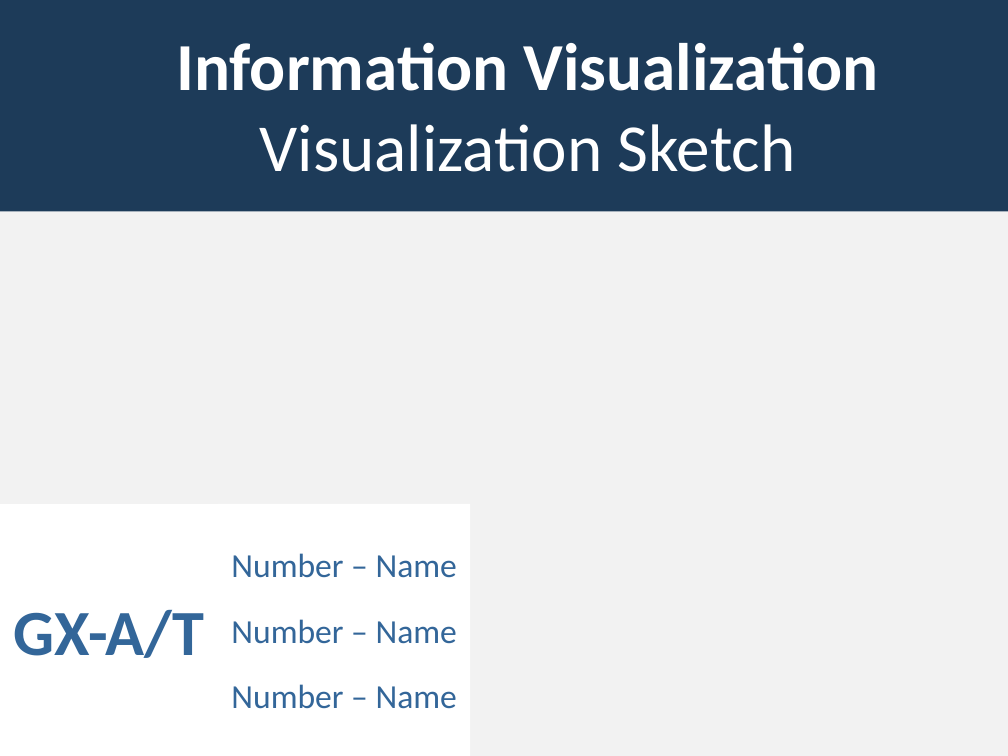
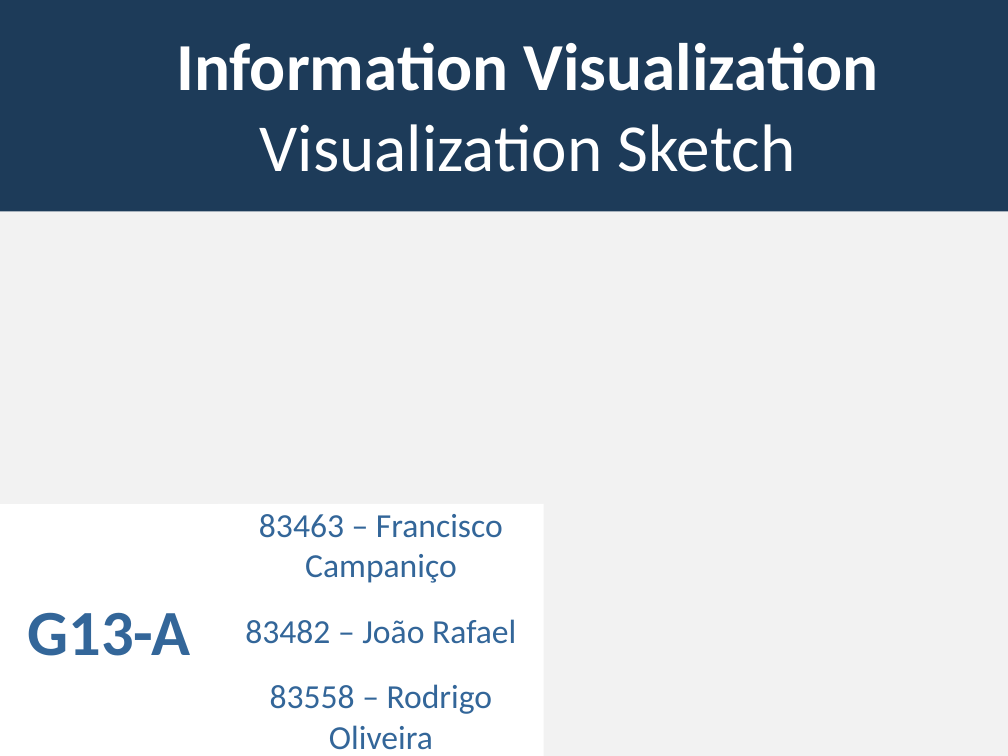
Before and after one commit to lucasrafael98/IV1819-esports, a slide deck: slide 1 of docs/Checkpoint III - Presentation.pptx. Drawn at 1008x756 pixels with LibreOffice and Linux fonts; fonts in the diff are those of the drawing; background and template pictures are left out. Boxes give left, top, right and bottom in pixels: in the first picture for what was removed or moved away, otherwise in the second. Text is boxed around its words. In the diff, an @@ line names an element or a change of style, - is before the commit and + after.

```diff
--- a/docs/Checkpoint III - Presentation.pptx
+++ b/docs/Checkpoint III - Presentation.pptx
@@ rectangle "83463 – Francisco Campaniço" resized from (x1=219, y1=504, x2=471, y2=756) to (x1=219, y1=504, x2=544, y2=756) @@
@@ text in rectangle at (x1=245, y1=514, x2=516, y2=750): text changed @@
-Number – Name
-Number – Name
-Number – Name
+83463 – Francisco Campaniço
+83482 – João Rafael
+83558 – Rodrigo Oliveira
@@ text at (x1=28, y1=612, x2=191, y2=656): text changed @@
-GX-A/T
+G13-A
```
Also in this commit, not shown: 1 other slide changed, 1 other file.
